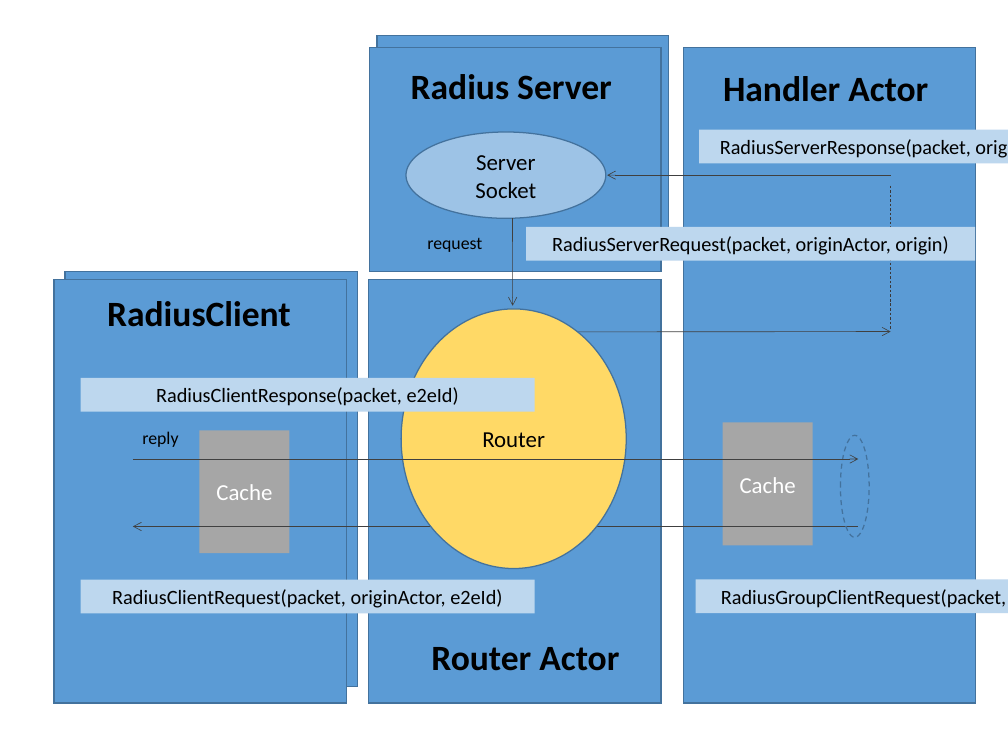
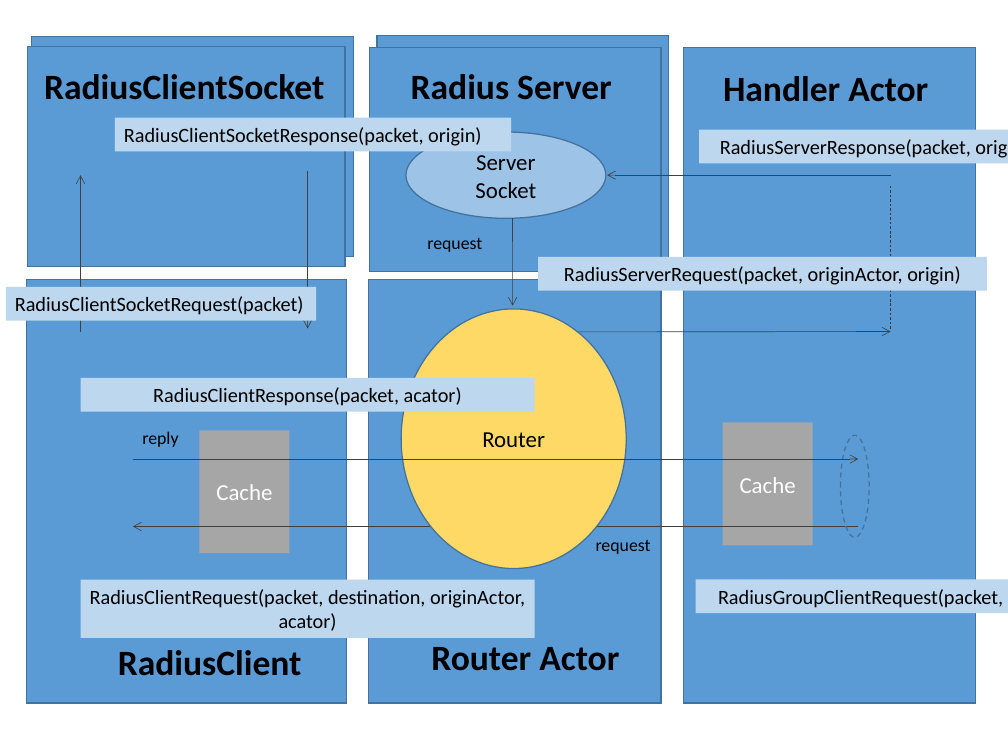
Before and after one commit to francistor/yaas, a slide deck: slide 2 of DiameterServerDesign.pptx. Drawn at 1008x756 pixels with LibreOffice and Linux fonts; fonts in the diff are those of the drawing. Boxes give left, top, right and bottom in pixels: in the first picture for what was removed or moved away, otherwise in the second. Text is boxed around its words. In the diff, an @@ line names an element or a change of style, - is before the commit and + after.

Commit message:
radius proxy. No operativo aún

```diff
--- a/DiameterServerDesign.pptx
+++ b/DiameterServerDesign.pptx
@@ rectangle: place and size @@
-rectangle at bbox=[65, 272, 358, 687]
+rectangle at bbox=[27, 47, 345, 267]
@@ rectangle added at bbox=[31, 37, 354, 257], fill #5B9BD5, outline #43739E 1 pt @@
@@ text added at bbox=[44, 74, 324, 100], 28 pt, text #000000, bold @@
+RadiusClientSocket
@@ rectangle added at bbox=[115, 118, 511, 152], fill #BDD7EE, 16 pt, text #000000 @@
+RadiusClientSocketResponse(packet, origin)
@@ arrow added from (80, 332) to (80, 176), #404040 0.5 pt @@
@@ arrow added from (307, 171) to (307, 328), #404040 0.5 pt @@
@@ rectangle "RadiusServerRequest(packet, originActor, origin)": place and size @@
-rectangle "RadiusServerRequest(packet, originActor, origin)" at bbox=[527, 227, 976, 261]
+rectangle "RadiusServerRequest(packet, originActor, origin)" at bbox=[539, 257, 988, 291]
@@ rectangle added at bbox=[5, 287, 316, 321], fill #BDD7EE, 16 pt, text #000000 @@
+RadiusClientSocketRequest(packet)
@@ rectangle: place and size @@
-rectangle at bbox=[54, 280, 347, 703]
+rectangle at bbox=[27, 280, 347, 703]
@@ text in rectangle at bbox=[153, 387, 462, 406]: text changed @@
-RadiusClientResponse(packet, e2eId)
+RadiusClientResponse(packet, acator)
@@ text added at bbox=[596, 540, 651, 554], 14 pt, text #000000 @@
+request
@@ rectangle "RadiusClientRequest(packet, destination, originActor, acator ...": place and size @@
-rectangle "RadiusClientRequest(packet, destination, originActor, acator ..." at bbox=[80, 580, 535, 614]
+rectangle "RadiusClientRequest(packet, destination, originActor, acator ..." at bbox=[80, 580, 535, 638]
@@ text in rectangle at bbox=[90, 589, 525, 631]: text changed @@
-RadiusClientRequest(packet, originActor, e2eId)
+RadiusClientRequest(packet, destination, originActor, acator)
@@ text in rectangle at bbox=[718, 589, 1003, 608]: text changed @@
-RadiusGroupClientRequest(packet, group, e2eId)
+RadiusGroupClientRequest(packet, group, acator)
@@ text "RadiusClient": place and size @@
-text "RadiusClient" at bbox=[107, 301, 291, 327]
+text "RadiusClient" at bbox=[118, 650, 302, 676]
```
Also in this commit, not shown: 13 other files.
